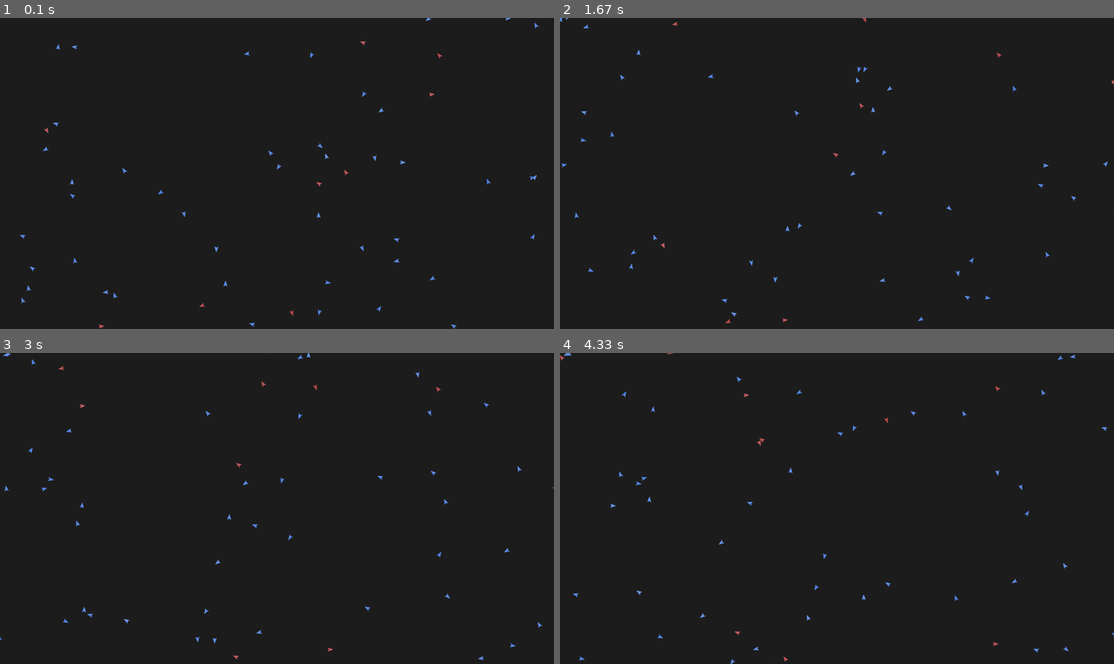
Above: before the commit, frames 1-4 (two rows, left to right).
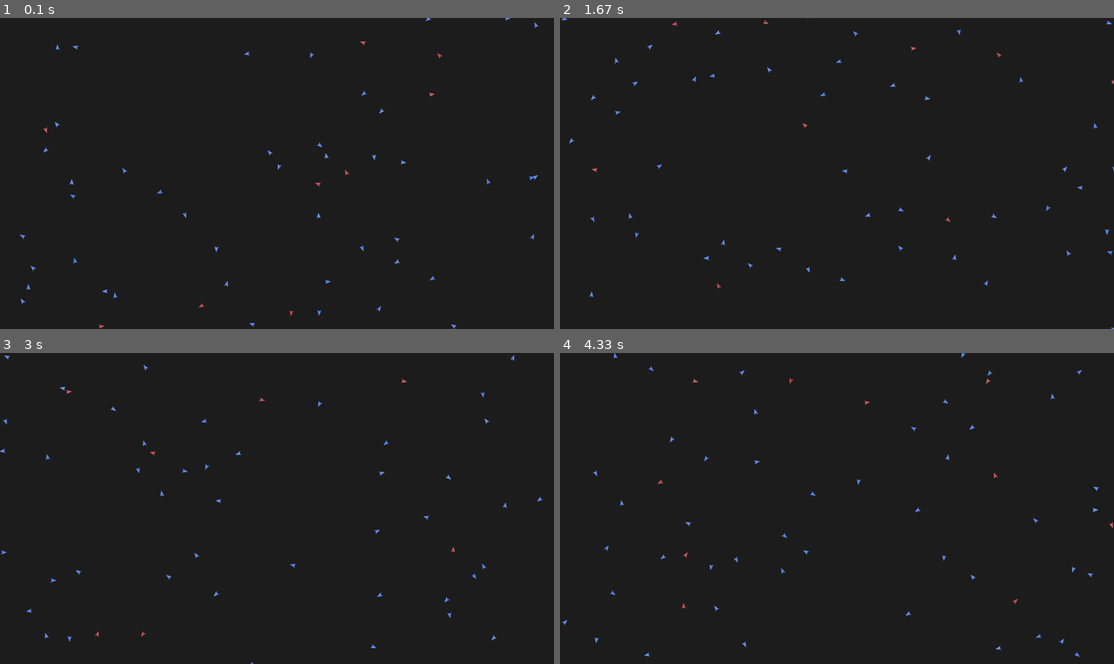
Above: after the commit, the same moments.

Repository: hadook/pygame-boids
Game: pygame game, started from src/app.py
Same seed, same stepped clock (60 frames per second), same inputs: the game is played once before the commit and once after it.
Inputs:
- Up to frame 1 (0.1 s): no input
- Up to frame 2 (1.67 s): no input
- Up to frame 3 (3 s): no input
- Up to frame 4 (4.33 s): no input

The runs differ from the first frame. In frame 1, 0.3% of the frame differs, in the area x 3-98%, y 0-96%; in frame 2, 0.8%; in frame 3, 0.8%; in frame 4, 0.9%, in the area x 0-100%, y 0-100%.

Commit message:
Updated main to include new Boid behaviour.

Diff:
--- a/src/app.py
+++ b/src/app.py
@@ -1,7 +1,6 @@
 import sys
 import pygame
 from config import Canvas
-from vector import Vector
 from boid import Boid
 
 
@@ -29,16 +28,22 @@
                 pygame.quit()
                 sys.exit()
 
-        if pygame.mouse.get_focused():
-            target = Vector(pygame.mouse.get_pos())
-            for b in boids:
-                b.seek(target)
+        # # seek mouse cursor
+        # if pygame.mouse.get_focused():
+        #     target = Vector(pygame.mouse.get_pos())
+        #     for b in boids:
+        #         b.seek(target)
+
+        # separation
+        for b in boids:
+            b.separate(boids)
 
         screen.fill((30, 30, 30))
         flock.update()
         flock.draw(screen)
         pygame.display.flip()
         clock.tick(60)
+        print(clock.get_fps())
 
 
 if __name__ == "__main__":
